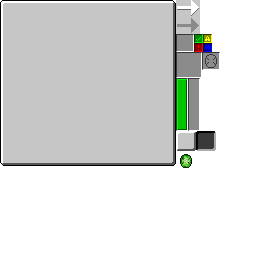
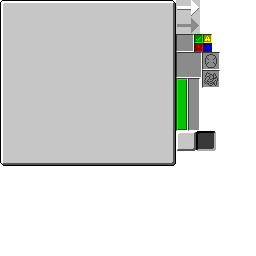
Two versions of the same layered image (256×256). Layer-by-layer changes:
added layer "fertilizer_slot" above "jewel_slot" over [202, 70, 220, 88]
removed layer "jewel_label" over [180, 154, 192, 168]
